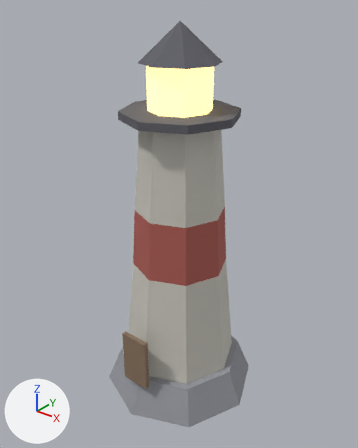
The glTF model web/assets/meshes/lighthouse.glb: old version first, new version second.
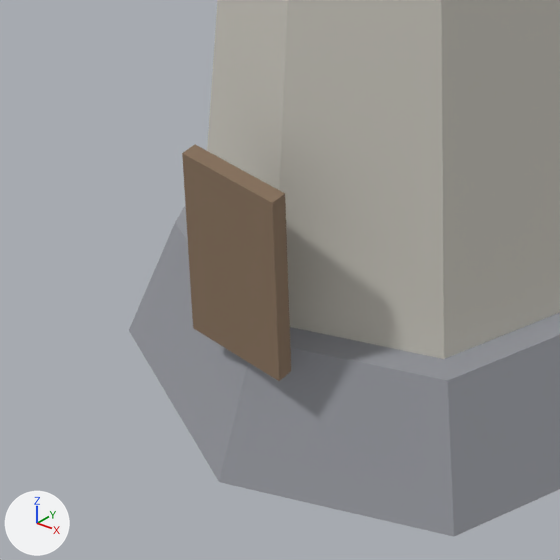
Old and new are each drawn whole from a camera (50 mm lens) standing at (7.48, -9.4, 10.95) and looking at (-0.03, -0.01, 5.13) and again close up on the part from 22% to 60% of the width and 66% to 97% of the height. Every picture has the same lights, and +X, +Y and +Z are marked at lower left. The first two pictures are the older version. Vertices at exactly the same position are counted once.

The first close-up shows 'lighthouse'.
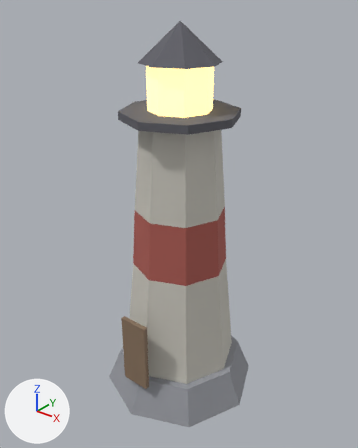
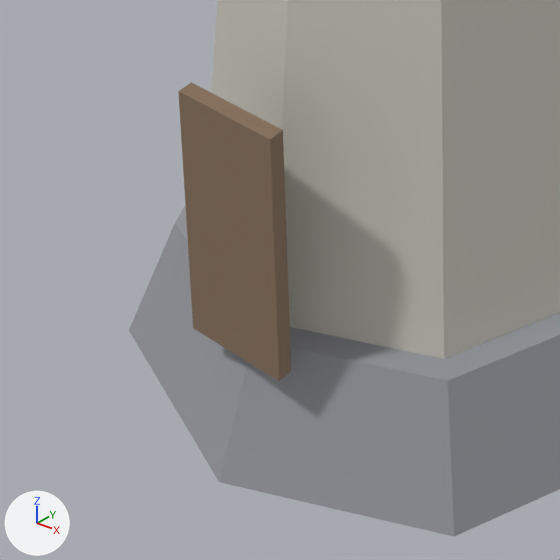
Changed parts and their boxes [x1, y1, x2, y2] in the close-ups (560 x 560 px; the box of a moved part takes in the faces that stretch with it):
```json
{"part": 1, "of": "me_lighthouse", "change": "moved or reshaped", "before": [182, 144, 291, 381], "after": [178, 82, 291, 381]}
```

Scene script edits in JSON lines:
```json
{"block": "me_lighthouse", "where": "me_lighthouse.from_pydata(...)  # 97 vertices, 194 faces; spans x -2.2..2.2, y -2.2..2.2, z 0.0..10.2"}
{"block": "me_lighthouse", "where": "# used by ob_lighthouse; location = (0.0, 0.0, 0.0)"}
{"block": "me_lighthouse", "where": "# before: 93 (-0.4, -1.98, 2.5) at pixel (182, 153), 94 (0.4, -1.98, 2.5) at pixel (272, 203), 95 (0.4, -1.86, 2.5) at pixel (285, 193), 96 (-0.4, -1.86, 2.5) at pixel (195, 144)"}
{"block": "me_lighthouse", "change": "me_lighthouse part 1"}
{"op": "add", "block": "me_lighthouse", "code": "for i in [*range(93, 97)]: me_lighthouse.vertices[i].co += Vector((0.0, 0.0, 0.5))"}
```
